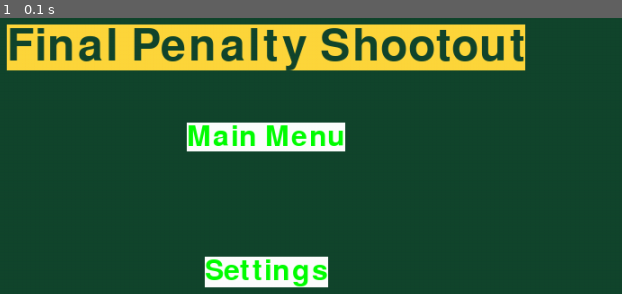
Above: before the commit, frame 1.
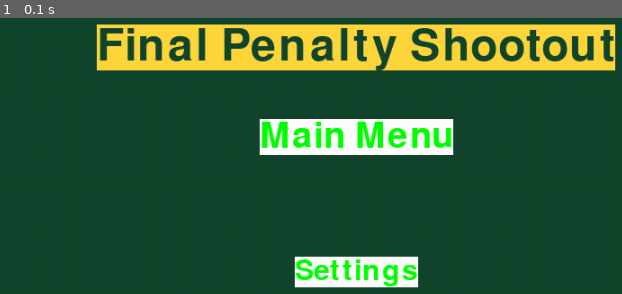
Above: after the commit, the same moment.

Repository: Jahmai-NW/sixth_form_programming
Game: pygame game, started from Football Solution/project.py
The game is run twice, just before and just after one commit, with the same random seed, the same clock (stepped at 60 frames per second) and the same inputs.
Inputs:
- Up to frame 1 (0.1 s): no input

The runs differ from the first frame. In frame 1, 17% of the frame differs, in the area x 0-100%, y 2-98%.

Commit message:
button design/functionality

Diff:
--- a/Football Solution/project.py
+++ b/Football Solution/project.py
@@ -13,19 +13,19 @@
 font = pygame.font.Font('freesansbold.ttf', 50) #creates a font object with the specified font file and size
 titleMessage = font.render("Final Penalty Shootout", True, 	(18, 70, 45), (255, 215, 60)) #creates a text message to be displayed on the screen, with the text "Final Penalty Shootout", in colour (18, 70, 45) with a background colour of (255, 215, 60)
 titleRect = titleMessage.get_rect() #this gets the rectangular area of the title message
-titleRect.center = (400, 50) #coordinates of the center of the title message
+titleRect.center = (500, 50) #coordinates of the center of the title message
 
 mainMenuPanel = pygame.Surface((400, 300)) #creates a new surface object with the specified size (400, 300) which can be used to draw on and display on the screen
-font = pygame.font.Font('freesansbold.ttf', 32) #creates a font object with the specified font file and size
+font = pygame.font.Font('freesansbold.ttf', 40) #creates a font object with the specified font file and size
 mainMenuMessage = font.render("Main Menu", True, (0, 255, 0), (255, 255, 255)) #creates a text message to be displayed on the screen, with the text "Main Menu", in green colour (0, 255, 0) with a background colour of blue (0, 0, 128)
 mainMenuRect = mainMenuMessage.get_rect() #this gets the rectangular area of the main menu message
-mainMenuRect.center = (400, 150) #coordinates of the center of the main menu message
+mainMenuRect.center = (500, 150) #coordinates of the center of the main menu message
 
 settingsPanel = pygame.Surface((400, 200)) #creates a new surface object with the specified size (400, 200) which can be used to draw on and display on the screen
 font = pygame.font.Font('freesansbold.ttf', 32) #creates a font object with the specified font file and size
 settingsMessage = font.render("Settings", True, (0, 255, 0), (255, 255, 255)) #creates a text message to be displayed on the screen, with the text "Settings", in green colour (0, 255, 0) with a background colour of blue (0, 0, 128)
 settingsRect = settingsMessage.get_rect() #this gets the rectangular area of the settings message
-settingsRect.center = (400, 300) #coordinates of the center of the settings message
+settingsRect.center = (500, 300) #coordinates of the center of the settings message
 
 
 while running: #as long as running is true
